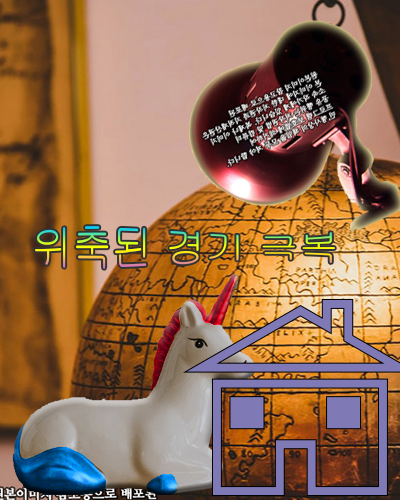
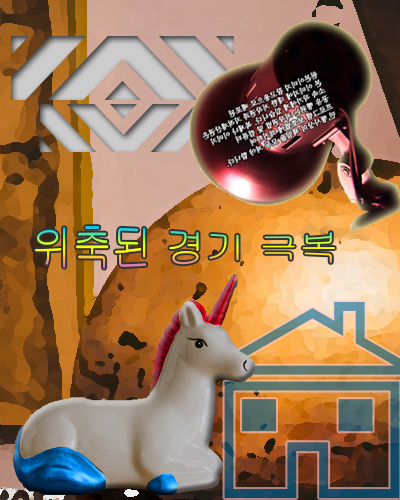
Before/after of a 400 x 500 layered artwork. What changed in the layer stack:
added layer "Tile 1 1 copy" above "Tile 1 1" over [left=40, top=104, right=195, bottom=152]
added layer "Tile 1 1" above "Layer 1" over [left=11, top=36, right=234, bottom=100]
"Home 1": opacity 100% → 60%, moved it above "KakaoTalk_20240508_171859068_14", painted on it over [left=183, top=299, right=400, bottom=498]
painted on "KakaoTalk_20240508_171859068_14" over [left=0, top=0, right=400, bottom=500]
